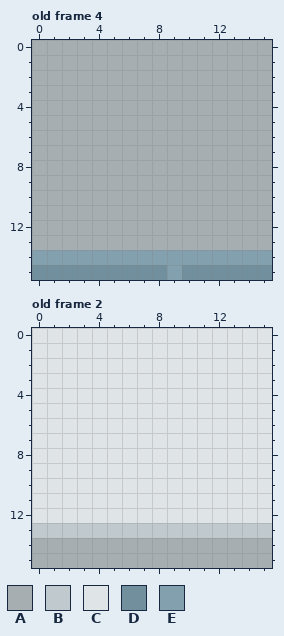
Edited in one commit: pixel-art file (Assets/Visuals/Tileshet.aseprite). That is the earlier state.
16x16 pixels, 22 frames. Colours within 5 levels of each other are drawn and written as one. Shown: old frame 4, old frame 2. The commit also changed other frames, which this record leaves out.
Palette (. is transparent): A #a6aeb2  B #c0cace  C #dfe4e7  D #728f9e  E #83a0ae
Pixels before, old frame 4, first column x 0:
 0 AAAAAAAAAAAAAAAA
 1 AAAAAAAAAAAAAAAA
 2 AAAAAAAAAAAAAAAA
 3 AAAAAAAAAAAAAAAA
 4 AAAAAAAAAAAAAAAA
 5 AAAAAAAAAAAAAAAA
 6 AAAAAAAAAAAAAAAA
 7 AAAAAAAAAAAAAAAA
 8 AAAAAAAAAAAAAAAA
 9 AAAAAAAAAAAAAAAA
10 AAAAAAAAAAAAAAAA
11 AAAAAAAAAAAAAAAA
12 AAAAAAAAAAAAAAAA
13 AAAAAAAAAAAAAAAA
14 EEEEEEEEEEEEEEEE
15 DDDDDDDDDEDDDDDD
Pixels before, old frame 2, first column x 0:
 0 CCCCCCCCCCCCCCCC
 1 CCCCCCCCCCCCCCCC
 2 CCCCCCCCCCCCCCCC
 3 CCCCCCCCCCCCCCCC
 4 CCCCCCCCCCCCCCCC
 5 CCCCCCCCCCCCCCCC
 6 CCCCCCCCCCCCCCCC
 7 CCCCCCCCCCCCCCCC
 8 CCCCCCCCCCCCCCCC
 9 CCCCCCCCCCCCCCCC
10 CCCCCCCCCCCCCCCC
11 CCCCCCCCCCCCCCCC
12 CCCCCCCCCCCCCCCC
13 BBBBBBBBBBBBBBBB
14 AAAAAAAAAAAAAAAA
15 AAAAAAAAAAAAAAAA
Once edited:
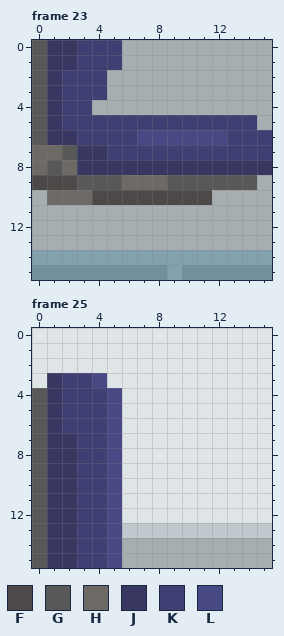
Colours new in this view: F #4d4949  G #585858  H #6d6a66  J #373762  K #3f3f74  L #484884
A new or re-ordered frame is compared with the old frame closest to it.
Change:
frames 22 -> 25
Frame 23 is new; against old frame 4:
The edit turns colour A into colour F in row 9 at x 0 to 2; in row 10 at x 4 to 11.
The edit turns colour A into colour G in rows 0 to 6 at x 0; in row 7 at x 2; in row 8 at x 1; in row 9 at x 3 to 5 and 9 to 14.
The edit turns colour A into colour H in row 7 at x 0 to 1; in row 8 at x 0 and 2; in row 9 at x 6 to 8; in row 10 at x 1 to 3.
The edit turns colour A into colour J in rows 0 to 1 at x 1 to 2; in rows 2 to 5 at x 1; in row 6 at x 1 to 2; in row 7 at x 3 to 4; in row 8 at x 3 to 15.
The edit turns colour A into colour K in rows 0 to 1 at x 3 to 5; in rows 2 to 3 at x 2 to 4; in row 4 at x 2 to 3; in row 5 at x 2 to 14; in row 6 at x 3 to 6 and 13 to 15; in row 7 at x 5 to 15.
The edit turns colour A into colour L in row 6 at x 7 to 12.
Frame 25 is new; against old frame 2:
The edit turns colour A into colour G in rows 14 to 15 at x 0.
The edit turns colour B into colour G in row 13 at x 0.
The edit turns colour C into colour G in rows 4 to 12 at x 0.
The edit turns colour A into colour J in rows 14 to 15 at x 1 to 2.
The edit turns colour B into colour J in row 13 at x 1 to 2.
The edit turns colour C into colour J in rows 3 to 6 at x 1; in rows 7 to 12 at x 1 to 2.
The edit turns colour A into colour K in rows 14 to 15 at x 3 to 4.
The edit turns colour B into colour K in row 13 at x 3 to 4.
The edit turns colour C into colour K in row 3 at x 2 to 3; in rows 4 to 6 at x 2 to 4; in rows 7 to 12 at x 3 to 4.
The edit turns colour A into colour L in rows 14 to 15 at x 5.
The edit turns colour B into colour L in row 13 at x 5.
The edit turns colour C into colour L in row 3 at x 4; in rows 4 to 12 at x 5.
Changed places in both pictures, as pixel boxes (x1, y1, x2, y2):
changed: (32, 40, 272, 205)
changed: (32, 373, 122, 568)
